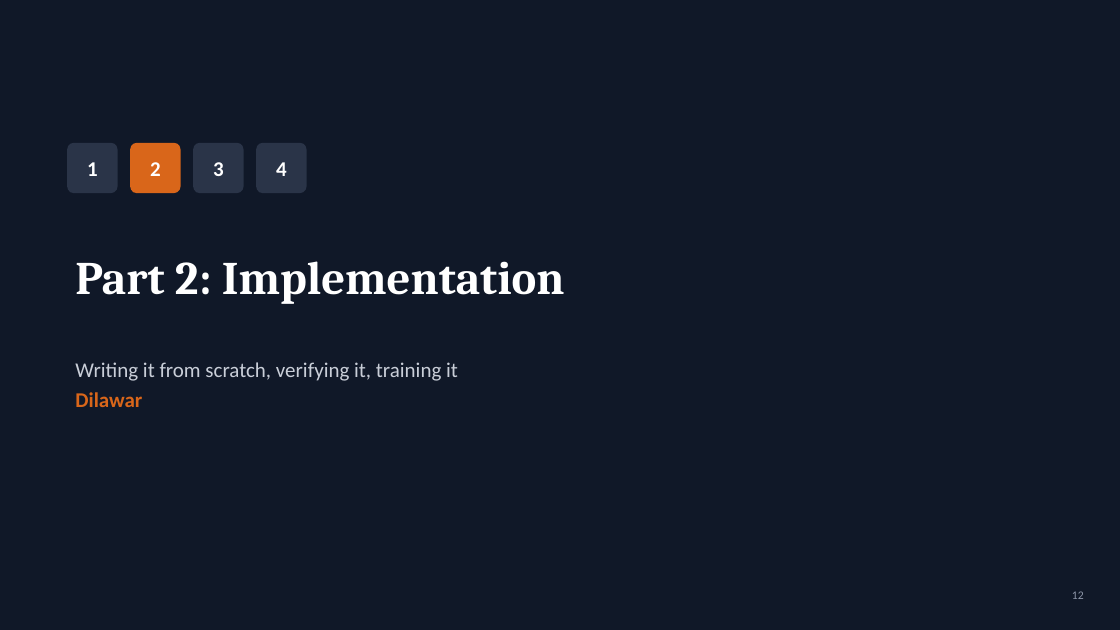
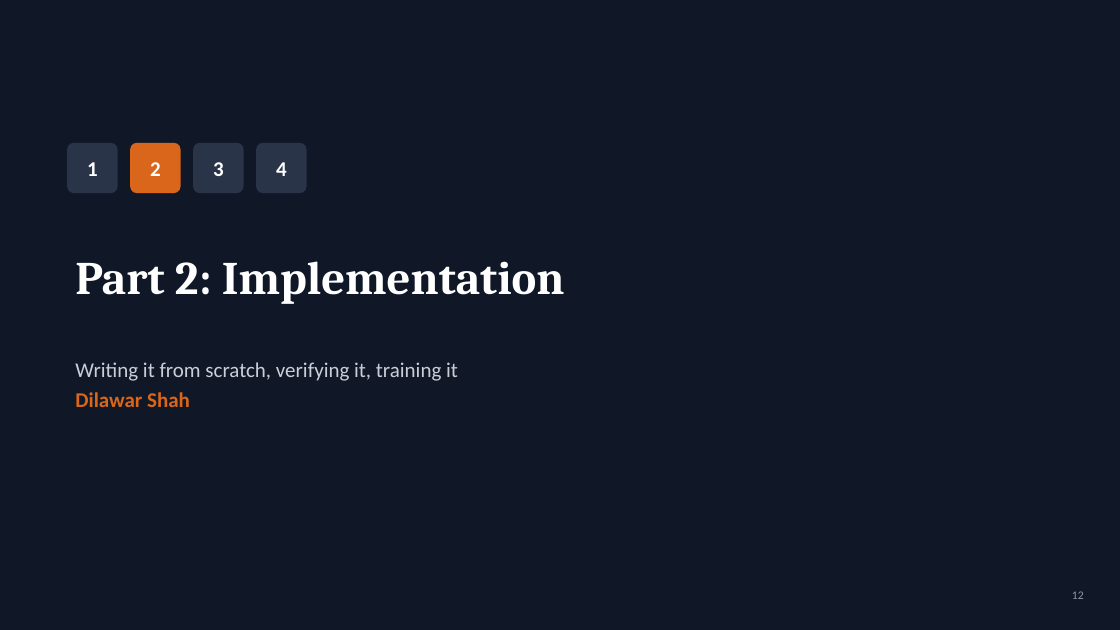
Before and after one commit to muhammadammar33/DL-presentation, a slide deck: slide 12 of ViT_Presentation.pptx. Drawn at 1120x630 pixels with LibreOffice and Linux fonts; fonts in the diff are those of the drawing. Boxes give left, top, right and bottom in pixels: in the first picture for what was removed or moved away, otherwise in the second. Text is boxed around its words. In the diff, an @@ line names an element or a change of style, - is before the commit and + after.

```diff
--- a/ViT_Presentation.pptx
+++ b/ViT_Presentation.pptx
@@ text at (75,392,190,407): text changed @@
-Dilawar
+Dilawar Shah
```
Also in this commit, not shown: 8 other slides changed, 1 other file.
